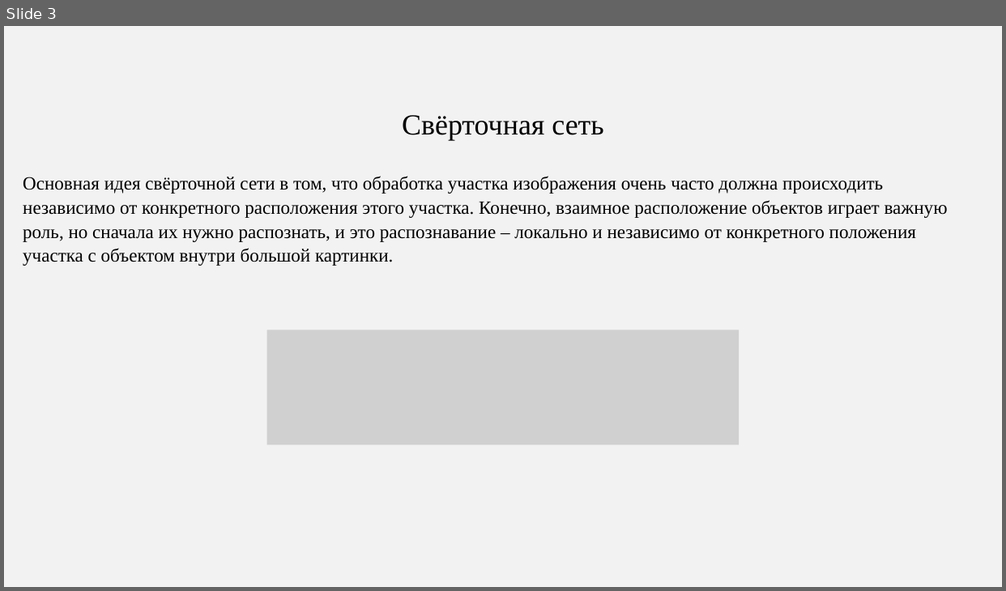
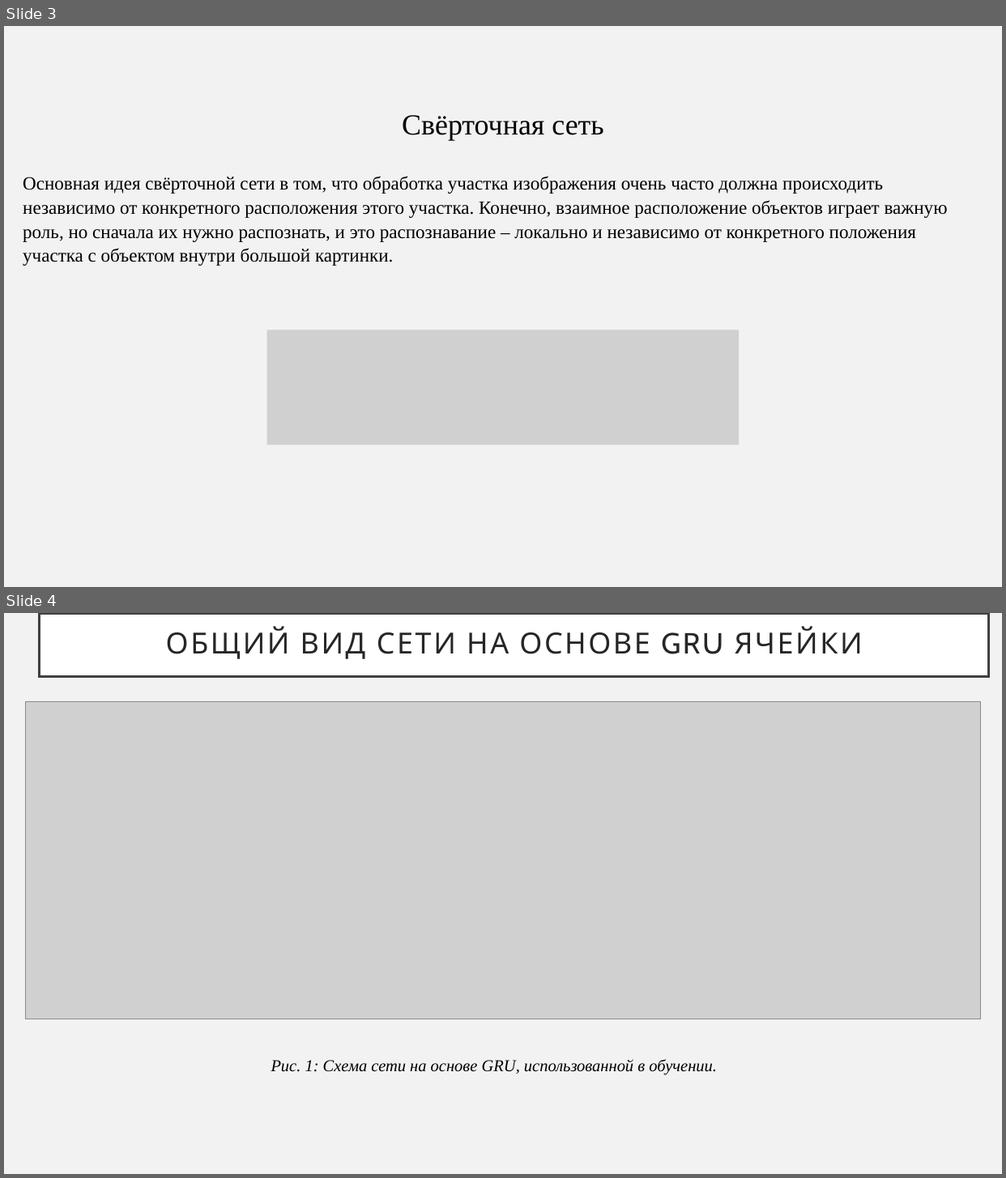
Before and after one commit to agoiga/rabota, a slide deck: Diplom.pptx. Shown one above the other, each under a label of ours: slide 3 before the commit, slides 3 and 4 after it. The pictures are 1006x591 and 1006x1178 pixels, drawn with LibreOffice and Linux fonts; fonts in the diff are those of the drawing; grey boxes stand for pictures. Boxes give left, top, right and bottom in pixels: in the first picture for what was removed or moved away, otherwise in the second. Text is boxed around its words. In the diff, an @@ line names an element or a change of style, - is before the commit and + after.

```diff
--- a/Diplom.pptx
+++ b/Diplom.pptx
@@ slide 4 added at bbox=[4, 613, 1002, 1174], background #F2F2F2 @@
@@ title added at bbox=[39, 613, 989, 677], fill #FFFFFF, outline #404040 2.5 pt, 28 pt, text #262626 @@
+ОБЩИЙ ВИД СЕТИ НА ОСНОВЕ GRU ЯЧЕЙКИ
@@ picture added at bbox=[26, 701, 980, 1019] @@
@@ text added at bbox=[271, 1059, 717, 1076], 16 pt, text #000000, italic @@
+Рис. 1: Схема сети на основе GRU, использованной в обучении.
```
Also in this commit, not shown: 4 slides changed, 4 other slides added, 1 slide removed.
